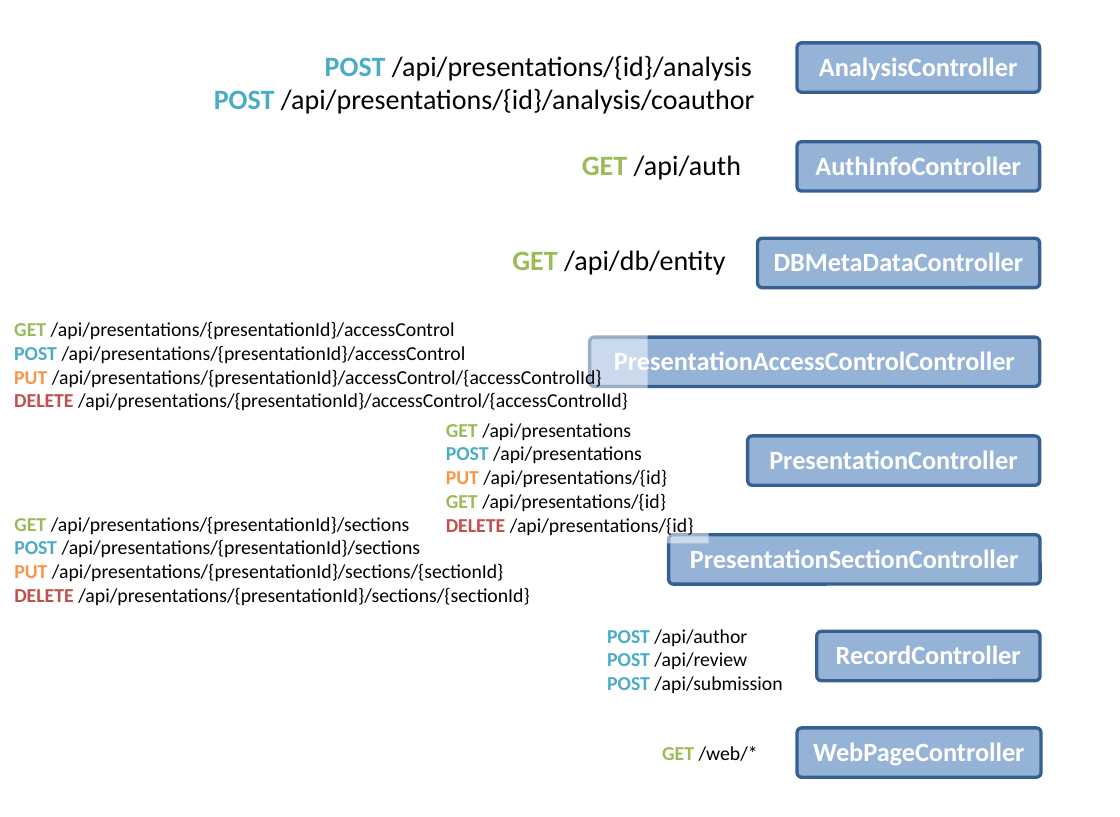
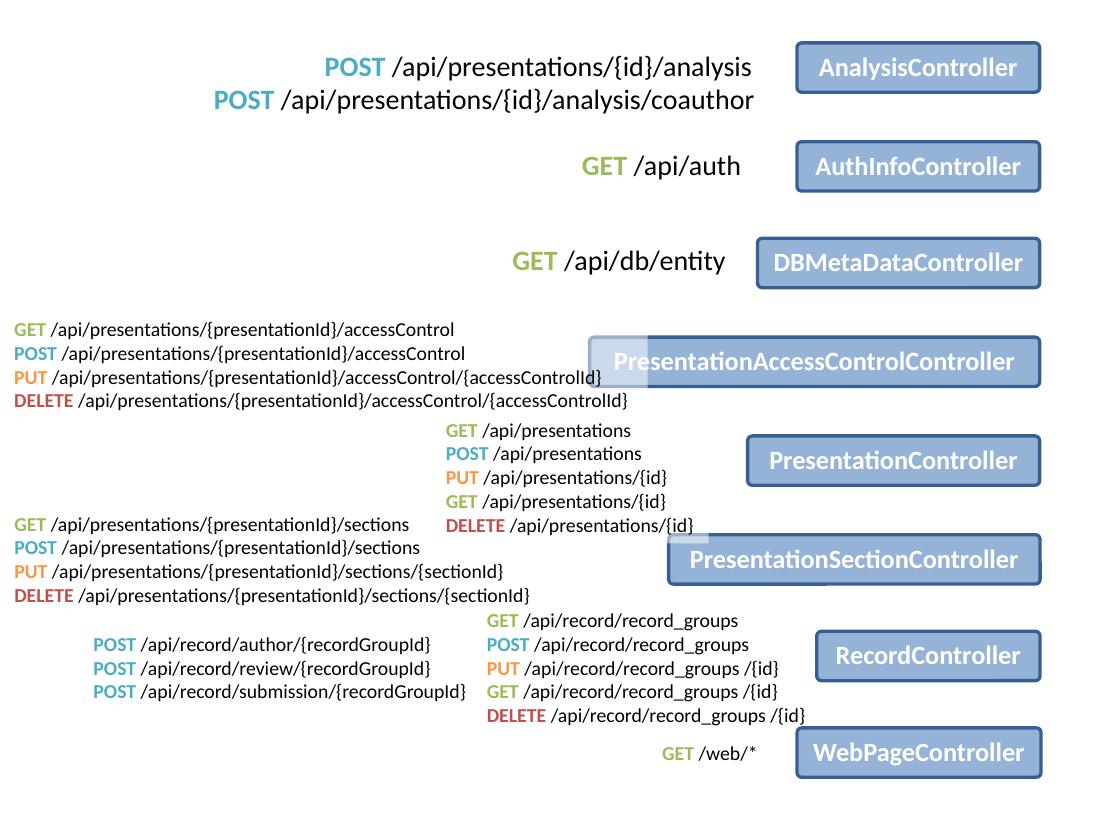
Before and after one commit to JonathanLeeWH/chairvise3, a slide deck: slide 1 of images/backendUIOverview.pptx. Drawn at 1120x817 pixels with LibreOffice and Linux fonts; fonts in the diff are those of the drawing. Boxes give left, top, right and bottom in pixels: in the first picture for what was removed or moved away, otherwise in the second. Text is boxed around its words. In the diff, an @@ line names an element or a change of style, - is before the commit and + after.

Commit message:
Update the diagrams for record group

```diff
--- a/images/backendUIOverview.pptx
+++ b/images/backendUIOverview.pptx
@@ text added at [487, 613, 805, 728], 12 pt, text #000000 @@
+GET /api/record/record_groups
+POST /api/record/record_groups
+PUT /api/record/record_groups /{id}
+GET /api/record/record_groups /{id}
+DELETE /api/record/record_groups /{id}
@@ text at [93, 636, 466, 702]: text changed @@
-POST /api/author
-POST /api/review
-POST /api/submission
+POST /api/record/author/{recordGroupId}
+POST /api/record/review/{recordGroupId}
+POST /api/record/submission/{recordGroupId}
```
Also in this commit, not shown: 5 other files.
